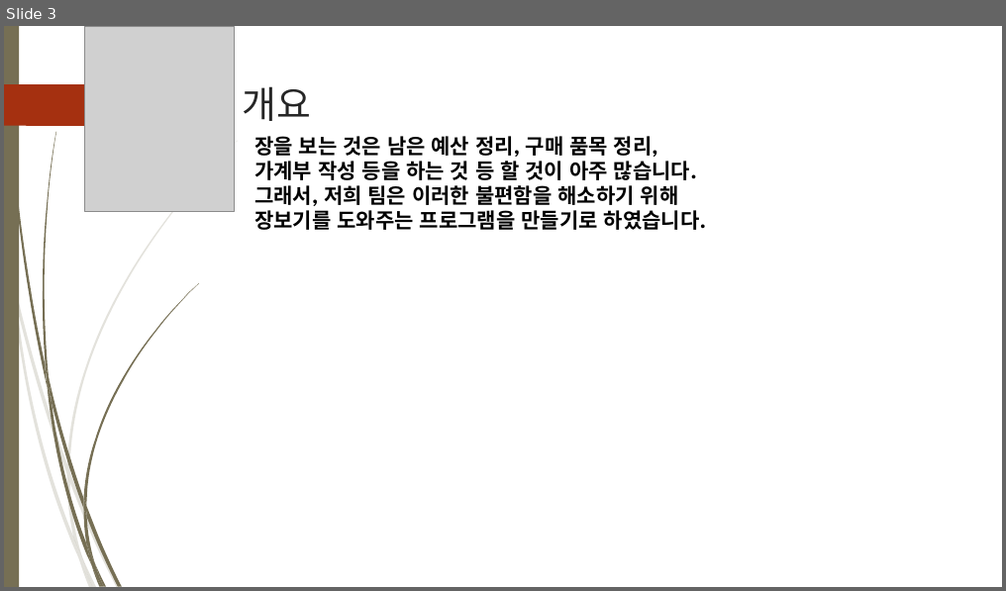
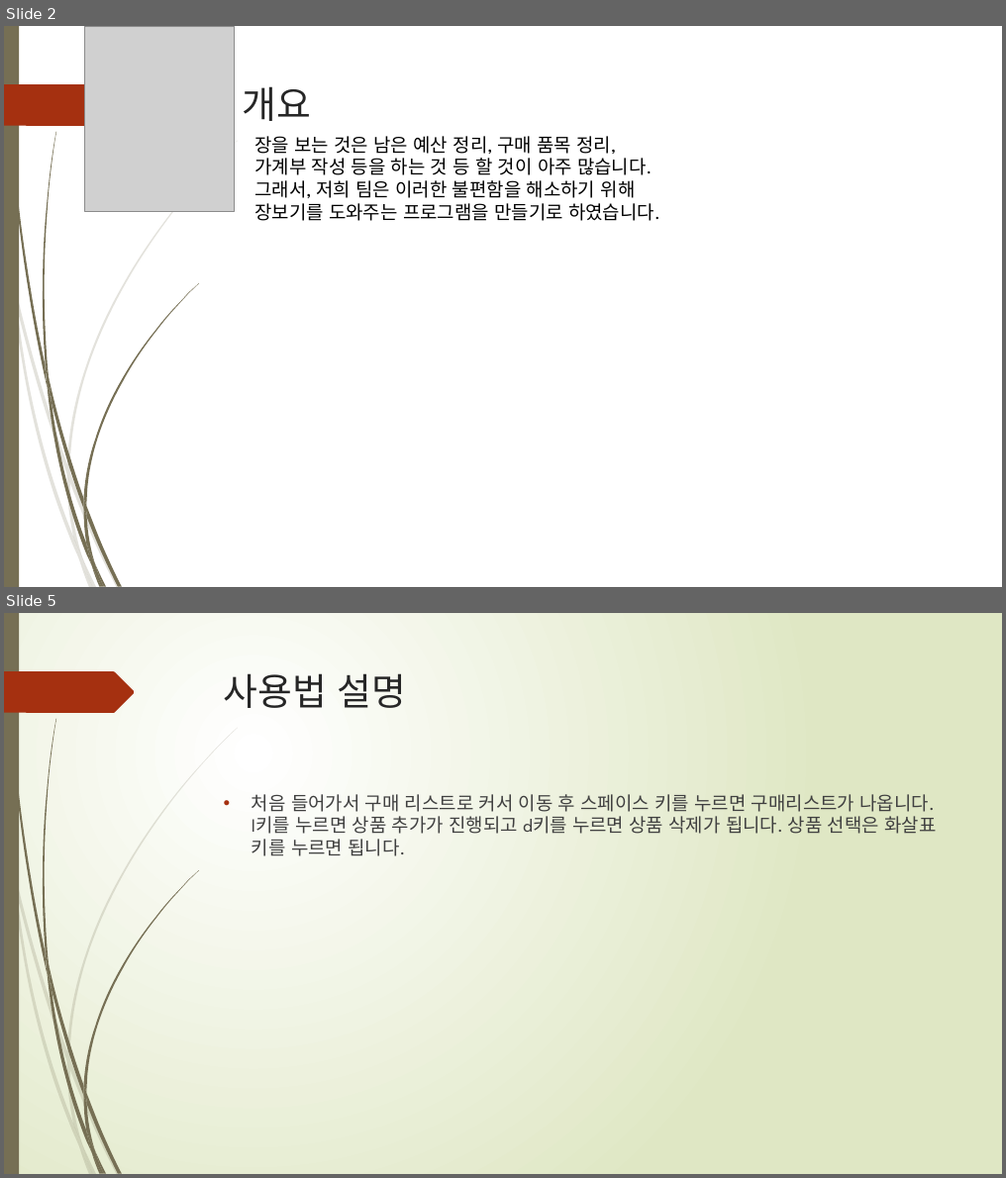
Before and after one commit to koi312500/Kaist-cyber-camp-2018, a slide deck: 장보기 프로그램.pptx. Shown one above the other, each under a label of ours: slide 3 before the commit, slides 2 and 5 after it; the slides between them are not shown. The pictures are 1006x591 and 1006x1178 pixels, drawn with LibreOffice and Linux fonts; fonts in the diff are those of the drawing; grey boxes stand for pictures; background and template pictures are left out. Boxes give left, top, right and bottom in pixels: in the first picture for what was removed or moved away, otherwise in the second. Text is boxed around its words. In the diff, an @@ line names an element or a change of style, - is before the commit and + after.

```diff
--- a/장보기 프로그램.pptx
+++ b/장보기 프로그램.pptx
@@ slide 5 added at (4, 613, 1002, 1174), background gradient #FFFFFF to #DFE8C4; not listed: 24 template elements that a slide beside it also shows @@
@@ title added at (224, 673, 407, 708), 36 pt, text #262626 @@
+사용법 설명
@@ text added at (252, 794, 936, 857), 18 pt, text #404040 @@
+• 처음 들어가서 구매 리스트로 커서 이동 후 스페이스 키를 누르면 구매리스트가 나옵니다. I키를 누르면 상품 추가가 진행되고 d키를 누르면 상품 삭제가 됩니다. 상품 선택은 화살표 키를 누르면 됩니다.
@@ what was slide 3 is now slide 2 @@
@@ slide 2 changed as well @@
@@ text "장을 보는 것은 남은 예산 ..." at (254, 136, 660, 221): size 20 to 18 pt, bold off @@
```
Also in this commit, not shown: 2 other slides changed, 2 other slides added, 1 slide removed.
